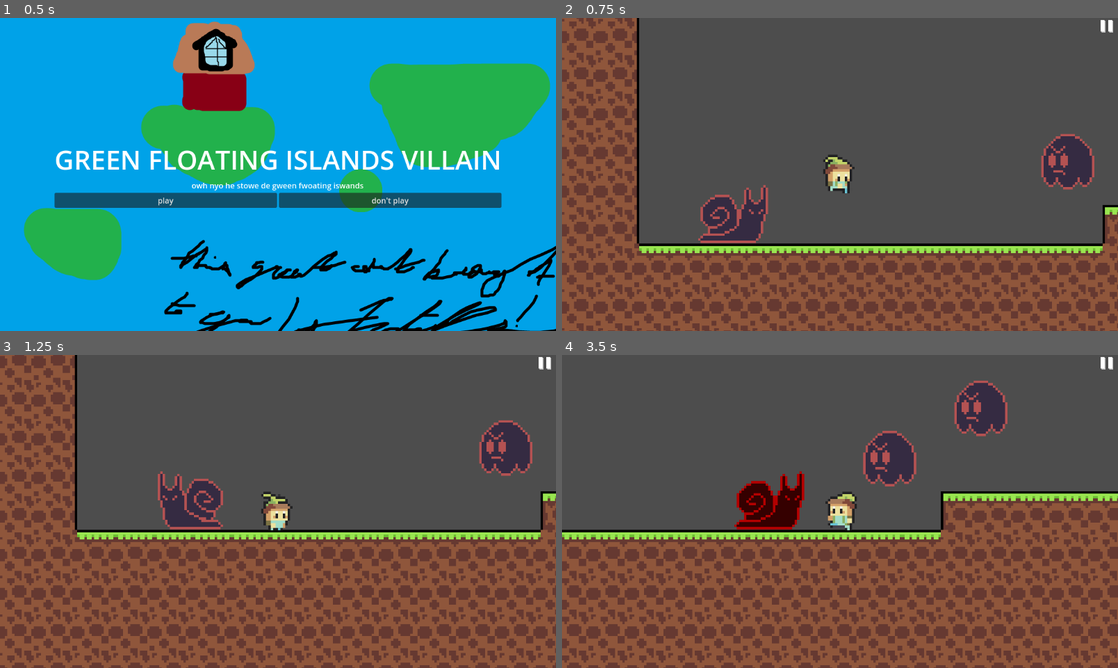
Above: before the commit, frames 1-4 (two rows, left to right).
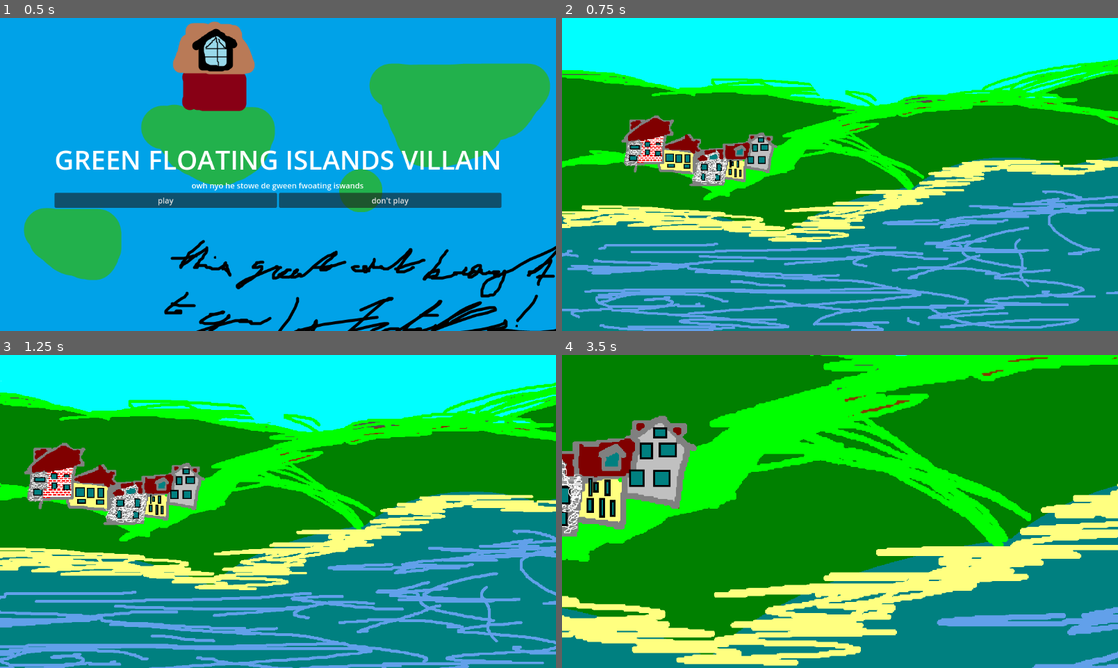
Above: after the commit, the same moments.

Repository: kettle-7/WhereIsSpund
Game: Godot game, scene res://titlescreen.tscn
The game is run twice, just before and just after one commit, with the same random seed, the same clock (stepped at 60 frames per second) and the same inputs.
Inputs:
- Up to frame 1 (0.5 s): no input
- Up to frame 2 (0.75 s): click "play" at 0.5 s
- Up to frame 3 (1.25 s): no input
- Up to frame 4 (3.5 s): hold D (right) 1.28-2.78 s; tap Z (z) at 1.35, 2.1, 2.85 s; tap W (up) at 1.52, 2.27 s; hold A (left) from 2.78 s (still down)

Frame 1 is identical in both runs. In frame 2, 100% of the frame differs, in the area x 0-100%, y 0-100%; in frame 3, 100%; in frame 4, 100%.

Commit message:
animationy thingy

Diff:
--- a/main.tscn
+++ b/main.tscn
@@ -114,6 +114,9 @@
 
 [node name="CanvasLayer" type="CanvasLayer" parent="."]
 
+[node name="Enemy02" parent="." instance=ExtResource("4_1bvp3")]
+position = Vector2(-226, 239)
+
 [node name="enemies" type="Node2D" parent="."]
 
 [node name="enemies#Enemy02" parent="enemies" instance=ExtResource("3_h2yge")]
@@ -121,6 +124,3 @@
 
 [node name="enemies#Enemy03" parent="enemies" instance=ExtResource("3_h2yge")]
 position = Vector2(863, -92)
-
-[node name="Enemy02" parent="enemies" instance=ExtResource("4_1bvp3")]
-position = Vector2(-226, 239)
--- a/openingcutscene.gd
+++ b/openingcutscene.gd
@@ -1,6 +1,6 @@
 extends Node2D
 
-@onready var camera = $MainCamera;
+@onready var camera: Camera2D = $MainCamera;
 
 var stage = 0;
 
@@ -11,5 +11,5 @@
 
 # Called every frame. 'delta' is the elapsed time since the previous frame.
 func _process(delta: float) -> void:
-	camera.scale[0] += 1;
+	camera.set_zoom(camera.get_zoom() * Vector2(1.005, 1.005))
 	pass
--- a/openingcutscene.tscn
+++ b/openingcutscene.tscn
@@ -9,16 +9,25 @@
 script = ExtResource("1_drshc")
 
 [node name="MainCamera" type="Camera2D" parent="."]
+position_smoothing_enabled = true
+rotation_smoothing_enabled = true
 
-[node name="SteadyGround" type="Sprite2D" parent="."]
+[node name="Background1" type="Control" parent="."]
+layout_mode = 3
+anchors_preset = 0
+offset_right = 40.0
+offset_bottom = 40.0
+
+[node name="SteadyGround" type="Sprite2D" parent="Background1"]
+scale = Vector2(0.6, 0.6)
 texture = ExtResource("1_icemc")
 
-[node name="TownChunk" type="Sprite2D" parent="."]
-position = Vector2(-382, -137.5)
-scale = Vector2(1.01146, 1.00857)
+[node name="TownChunk" type="Sprite2D" parent="Background1"]
+position = Vector2(-230, -80.45)
+scale = Vector2(0.611688, 0.60621)
 texture = ExtResource("2_20ayn")
 
 [node name="EvilDude" type="Sprite2D" parent="."]
-position = Vector2(-1019, -38)
-scale = Vector2(2.53125, 2.40625)
+position = Vector2(-598, -16)
+scale = Vector2(0.855, 1)
 texture = ExtResource("3_e4hus")
--- a/titlescreen.gd
+++ b/titlescreen.gd
@@ -11,4 +11,4 @@
 
 func _pressed():
 	# feed to other scene
-	get_tree().change_scene_to_file("res://main.tscn")
+	get_tree().change_scene_to_file("res://openingcutscene.tscn")
Not shown: 1 places in main.tscn that only renumber resources
Not shown: 1 places in openingcutscene.tscn that only renumber resources
Not shown: 1 places in player.tscn that only renumber resources
Not shown: 1 places in titlescreen.tscn that only renumber resources
